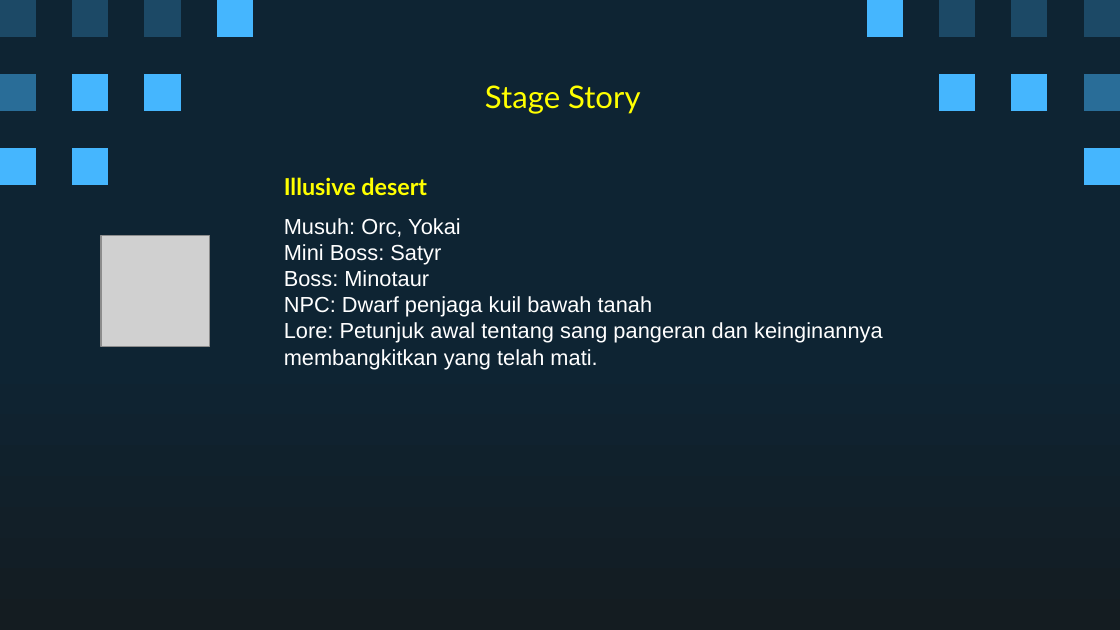
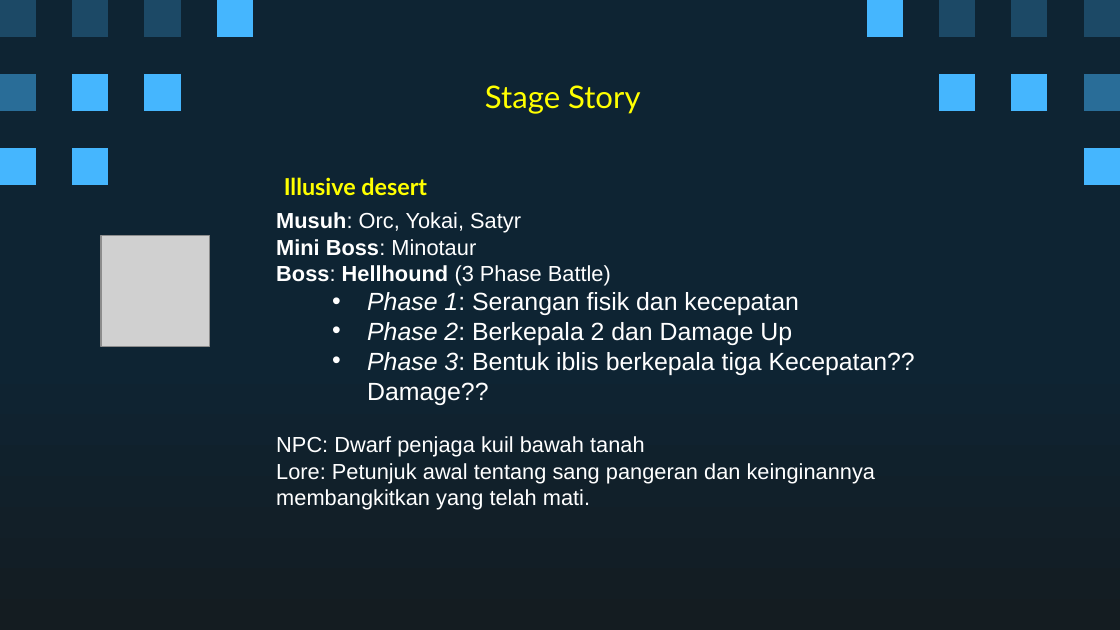
Before and after one commit to Ricardhad/gameProgProject, a slide deck: slide 14 of Super Pixel Vintage Gaming by Slidesgo.pptx. Drawn at 1120x630 pixels with LibreOffice and Linux fonts; fonts in the diff are those of the drawing; grey boxes stand for pictures. Boxes give left, top, right and bottom in pixels: in the first picture for what was removed or moved away, otherwise in the second. Text is boxed around its words. In the diff, an @@ line names an element or a change of style, - is before the commit and + after.

```diff
--- a/Super Pixel Vintage Gaming by Slidesgo.pptx
+++ b/Super Pixel Vintage Gaming by Slidesgo.pptx
@@ subtitle "Musuh: Orc, Yokai, Satyr" moved from (x1=284, y1=218, x2=883, y2=369) to (x1=276, y1=212, x2=915, y2=510) @@
@@ subtitle at (x1=276, y1=212, x2=915, y2=405): text changed; size 14 to 16 pt @@
-Musuh: Orc, Yokai
-Mini Boss: Satyr
-Boss: Minotaur
+Musuh: Orc, Yokai, Satyr
+Mini Boss: Minotaur
+Boss: Hellhound (3 Phase Battle)
+  • Phase 1: Serangan fisik dan kecepatan
+  • Phase 2: Berkepala 2 dan Damage Up
+  • Phase 3: Bentuk iblis berkepala tiga Kecepatan?? Damage??
```
Also in this commit, not shown: 9 other slides changed, 1 slide added.
